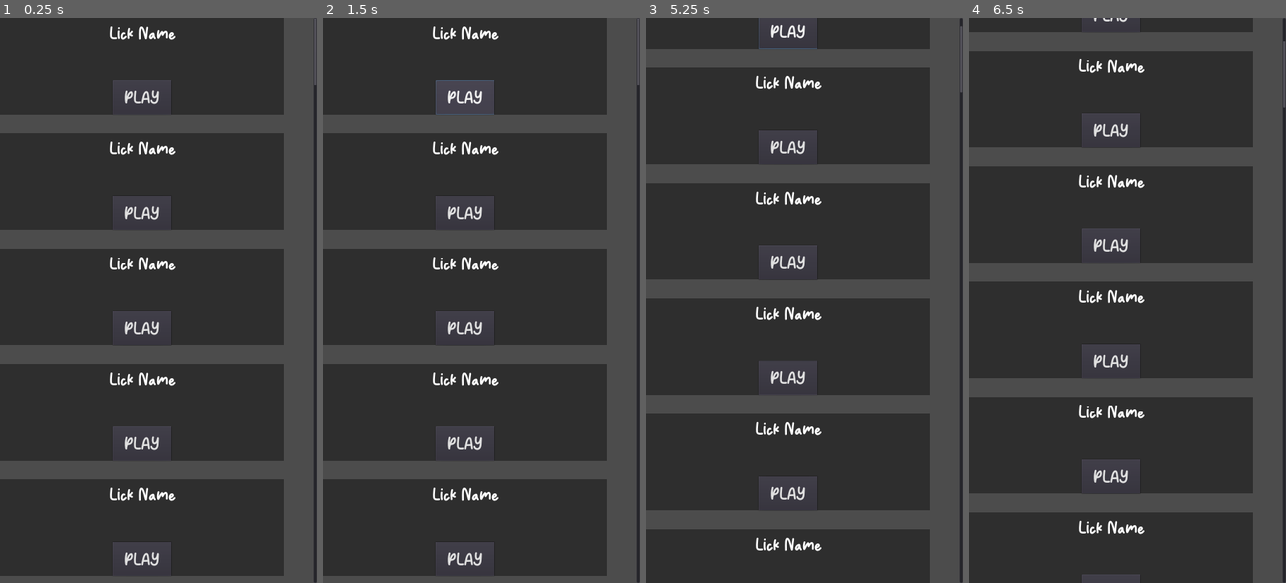
Above: before the commit, frames 1-4 (left to right).
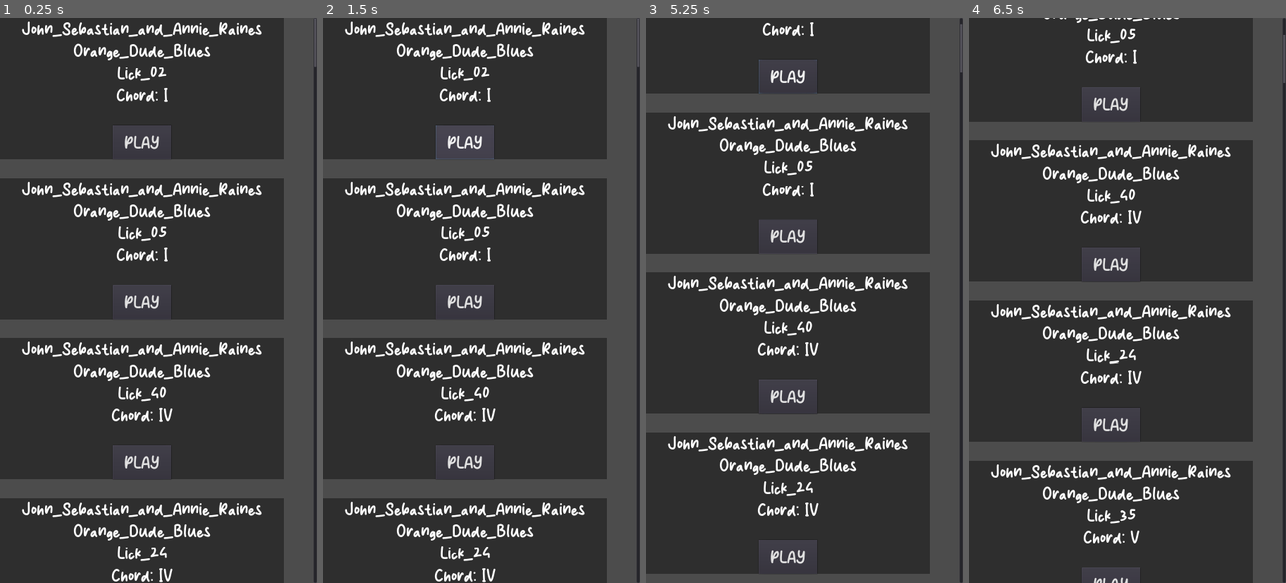
Above: after the commit, the same moments.

Repository: davifoox/harmonica-app
Game: Godot game, scene res://Main.tscn
Two runs of this game, one before a commit and one after it. Both use one fixed random seed, a clock stepped at 60 frames per second and the inputs below.
Inputs (mouse positions are in pixels of both pictures, inside the frame that each line leads up to):
- Up to frame 1 (0.25 s): no input
- Up to frame 2 (1.5 s): click "PLAY" at 0.5 s; click "PLAY" at 1.25 s
- Up to frame 3 (5.25 s): click "PLAY" at 2 s; tap Enter at 2.75, 4.25 s; move the mouse to (874, 272) at 2.77 s; click (874, 272) at 2.92 s; tap Space at 3.5, 5 s; drag from (741, 328) to (788, 413) at 3.52 s; move the mouse to (836, 176) at 4.27 s; click (836, 176) at 4.42 s; drag from (788, 413) to (709, 215) at 5.02 s
- Up to frame 4 (6.5 s): tap Enter at 5.75 s; move the mouse to (1222, 385) at 5.77 s; click (1222, 385) at 5.92 s

The runs differ from the first frame. In frame 1, 28% of the frame differs, in the area x 0-100%, y 0-100%; in frame 2, 29%; in frame 3, 31%; in frame 4, 29%.

Commit message:
add - names

Diff:
--- a/licks/Lick.gd
+++ b/licks/Lick.gd
@@ -4,17 +4,27 @@
 onready var label : Label = $Label
 onready var audio_stream_player : AudioStreamPlayer = $AudioStreamPlayer
 
-var file_name : String
+var file_path : String
+var artist_name : String
 var music_name : String
-var artist_name : String
+var lick_name : String
 var chord_name : String
 
 func init(folder_path : String, audio_file_path : String):
-	file_name = audio_file_path
-	$AudioStreamPlayer.stream = load(folder_path + file_name)
+	file_path = folder_path + audio_file_path
+
+	var current_string = audio_file_path.rstrip(".mp3")
+	var string_array = current_string.rsplit("-", true, 3)
+
+	artist_name = string_array[0]
+	music_name = string_array[1]
+	lick_name = string_array[2]
+	chord_name = "Chord: " + string_array[3]
 
 func _ready() -> void:
 	button.connect("pressed", self, "_on_button_pressed")
+	audio_stream_player.stream = load(file_path)
+	label.text = artist_name + "\n" + music_name + "\n" + lick_name + "\n" + chord_name
 
 func _on_button_pressed():
 	audio_stream_player.play()
@@ -25,5 +35,5 @@
 func get_name_from_file():
 	var FILE_EXTENSION = "mp3"
 
-	file_name = file_name.rstrip(FILE_EXTENSION)
-	file_name = file_name.rstrip(".")
+	file_path = file_path.rstrip(FILE_EXTENSION)
+	file_path = file_path.rstrip(".")
--- a/licks/Lick.tscn
+++ b/licks/Lick.tscn
@@ -11,8 +11,8 @@
 margin_left = -484.0
 margin_top = -164.0
 margin_right = 484.0
-margin_bottom = 164.0
-rect_min_size = Vector2( 968, 328 )
+margin_bottom = 316.0
+rect_min_size = Vector2( 968, 480 )
 theme = ExtResource( 3 )
 script = ExtResource( 1 )
 
